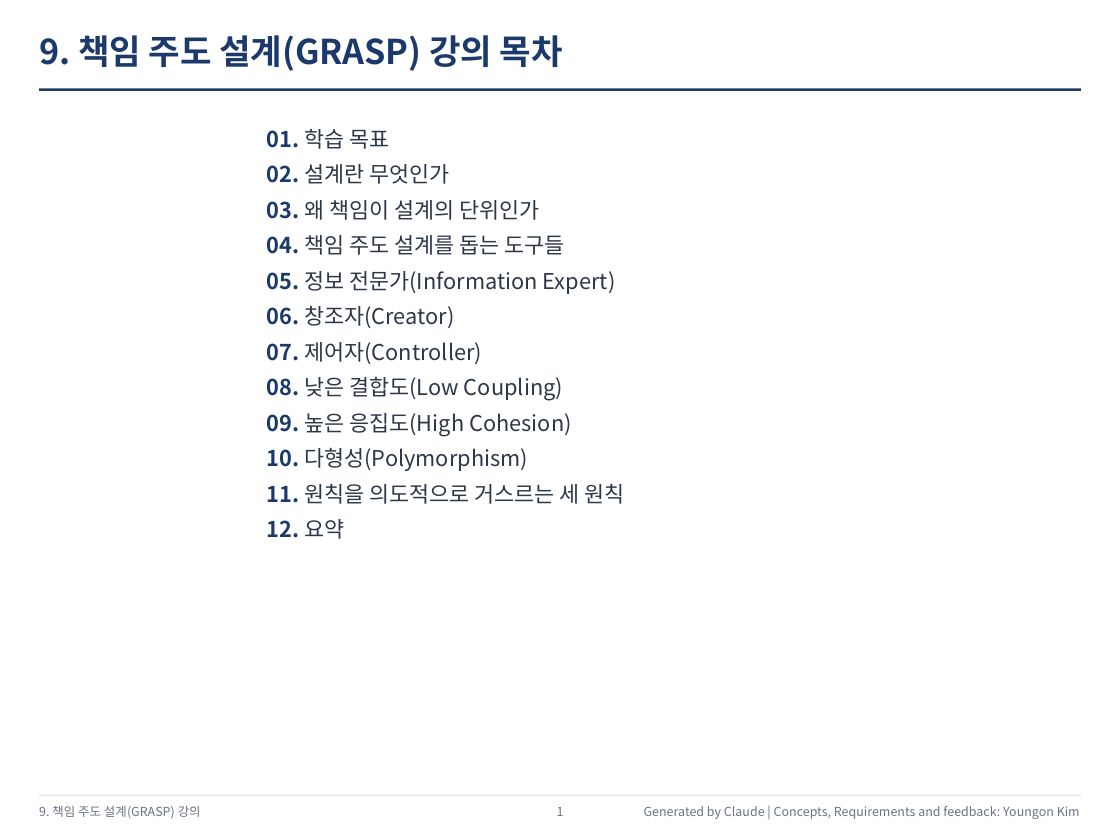
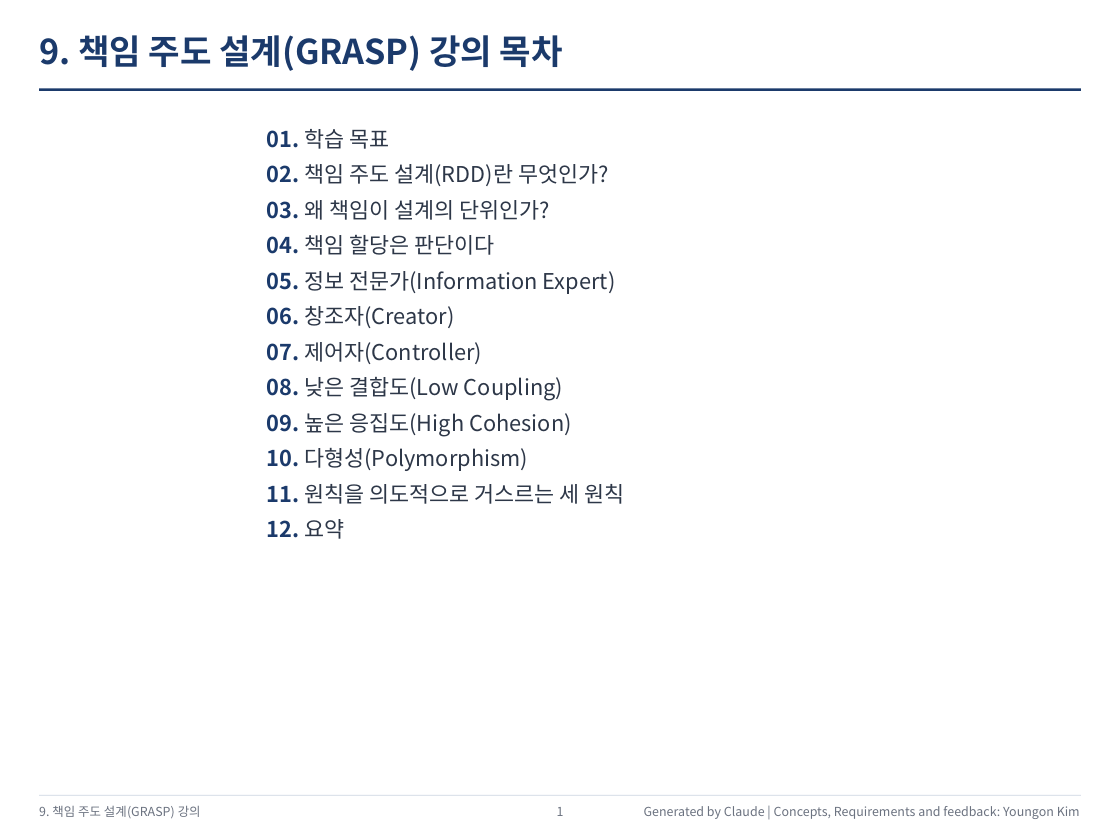
Before and after one commit to YoungSan77/TrainingMaterials, a slide deck: slide 1 of courses/ooad/out/Course_Session09_Output.pptx. Drawn at 1120x840 pixels with LibreOffice and Linux fonts; fonts in the diff are those of the drawing. Boxes give left, top, right and bottom in pixels: in the first picture for what was removed or moved away, otherwise in the second. Text is boxed around its words. In the diff, an @@ line names an element or a change of style, - is before the commit and + after.

```diff
--- a/courses/ooad/out/Course_Session09_Output.pptx
+++ b/courses/ooad/out/Course_Session09_Output.pptx
@@ text at [266, 164, 609, 255]: text changed @@
-02. 설계란 무엇인가
-03. 왜 책임이 설계의 단위인가
-04. 책임 주도 설계를 돕는 도구들
+02. 책임 주도 설계(RDD)란 무엇인가?
+03. 왜 책임이 설계의 단위인가?
+04. 책임 할당은 판단이다
```
Also in this commit, not shown: 3 other slides changed, 2 other files.
